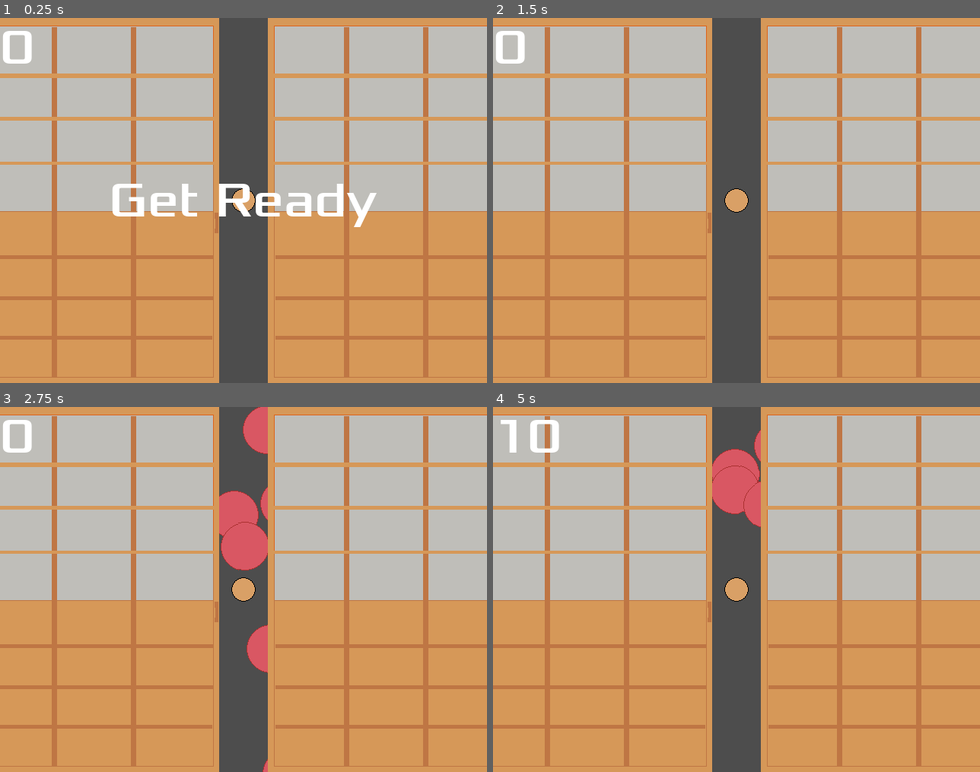
Above: before the commit, frames 1-4 (two rows, left to right).
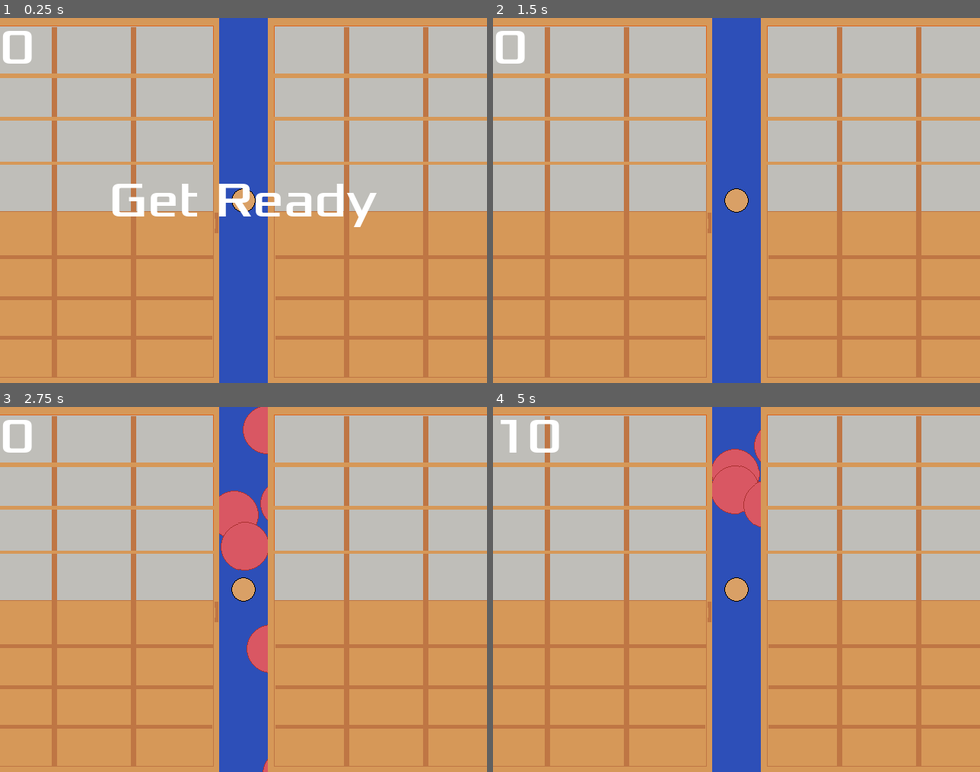
Above: after the commit, the same moments.

Repository: zundouz/ldjam54_odango
Game: Godot game, scene res://main.tscn
Same seed, same stepped clock (60 frames per second), same inputs: the game is played once before the commit and once after it.
Inputs:
- Up to frame 1 (0.25 s): no input
- Up to frame 2 (1.5 s): tap Enter at 0.5 s; hold Right (move_right) 0.53-1.28 s; tap Space at 1.25 s; hold Down (move_down) from 1.28 s (still down)
- Up to frame 3 (2.75 s): release Down (move_down) at 2.03 s; hold Right (move_right) from 2.03 s (still down)
- Up to frame 4 (5 s): release Right (move_right) at 2.78 s; hold Up (move_up) 2.78-3.53 s; hold Left (move_left) from 3.53 s (still down)

The runs differ from the first frame. In frame 1, 9.4% of the frame differs, in the area x 45-55%, y 0-100%; in frame 2, 9.7%; in frame 3, 6.9%; in frame 4, 8.0%.

Commit message:
style: デフォルト背景色に色をつけてみる

Diff:
--- a/bg_shouji.gd
+++ b/bg_shouji.gd
@@ -6,7 +6,6 @@
 	$AnimatedSprite2D.play()
 	z_index = 100
 
-
 # Called every frame. 'delta' is the elapsed time since the previous frame.
 func _process(delta: float) -> void:
 	pass
--- a/project.godot
+++ b/project.godot
@@ -54,3 +54,4 @@
 [rendering]
 
 textures/canvas_textures/default_texture_filter=0
+environment/defaults/default_clear_color=Color(0.176471, 0.309804, 0.721569, 1)
